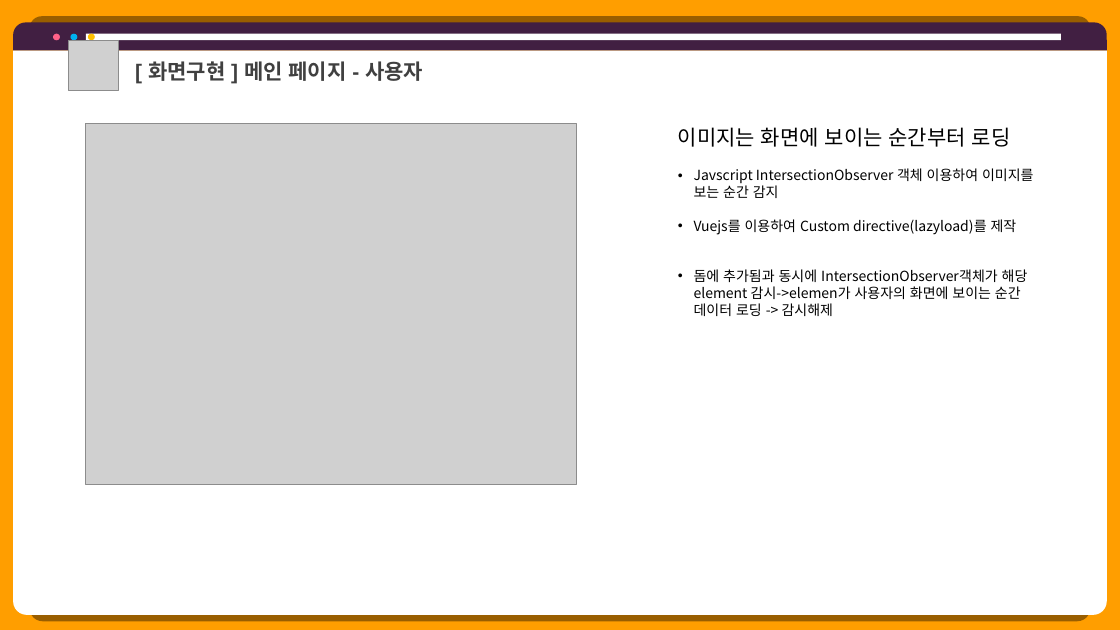
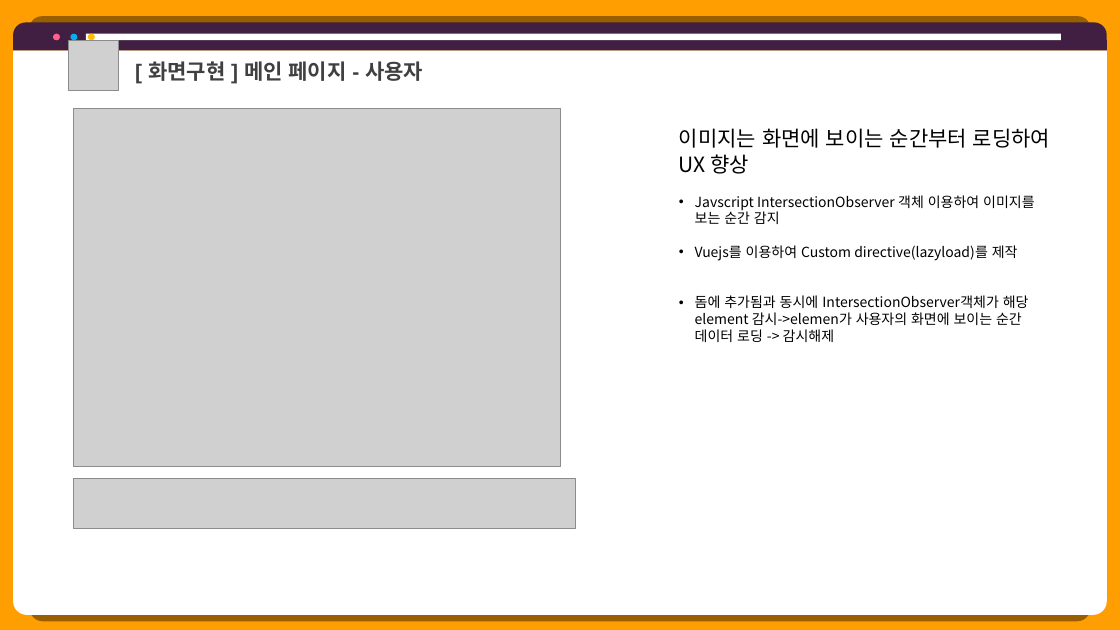
Before and after one commit to hhsw07/ezen-academy-projects, a slide deck: slide 6 of 0 발표용 파워포인트/project06 - 파워포인트 종합 - 형준.pptx. Drawn at 1120x630 pixels with LibreOffice and Linux fonts; fonts in the diff are those of the drawing; grey boxes stand for pictures. Boxes give left, top, right and bottom in pixels: in the first picture for what was removed or moved away, otherwise in the second. Text is boxed around its words. In the diff, an @@ line names an element or a change of style, - is before the commit and + after.

```diff
--- a/0 발표용 파워포인트/project06 - 파워포인트 종합 - 형준.pptx
+++ b/0 발표용 파워포인트/project06 - 파워포인트 종합 - 형준.pptx
@@ picture: place and size @@
-picture at (86, 124, 576, 484)
+picture at (74, 108, 561, 466)
@@ text at (679, 128, 1050, 174): text changed @@
-이미지는 화면에 보이는 순간부터 로딩
+이미지는 화면에 보이는 순간부터 로딩하여 UX 향상
@@ picture added at (74, 478, 576, 528) @@
```
Also in this commit, not shown: 1 slide added.
